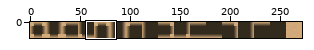
Edited in one commit: sprite sheet (assets/img/tiles.png). The first picture is a wide view before the edit; the outline marks the close-up.
Close-up. Earlier state:
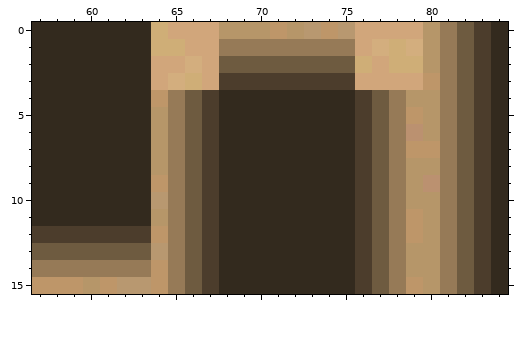
The file is 272x16 pixels. Colours within 5 levels of each other are drawn and written as one. Shown: x 57..84, y 0..15.
New version:
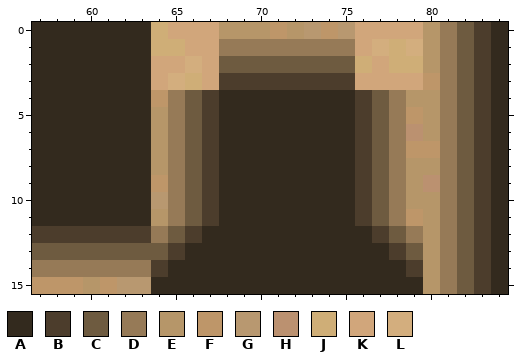
Palette (. is transparent): A #332a1e  B #4c3d2c  C #6e5b40  D #967a57  E #b69669  F #be9669  G #b89870  H #bb9170  J #cfae77  K #d1a67b  L #d3ae7e
Edits made:
Changed rows in their new state; - is an unchanged pixel.
first column x 64:
12 DCBA--------ABCD
13 CBAA--------AABC
14 BAAA--------AAAB
15 AAAA--------AAAA
